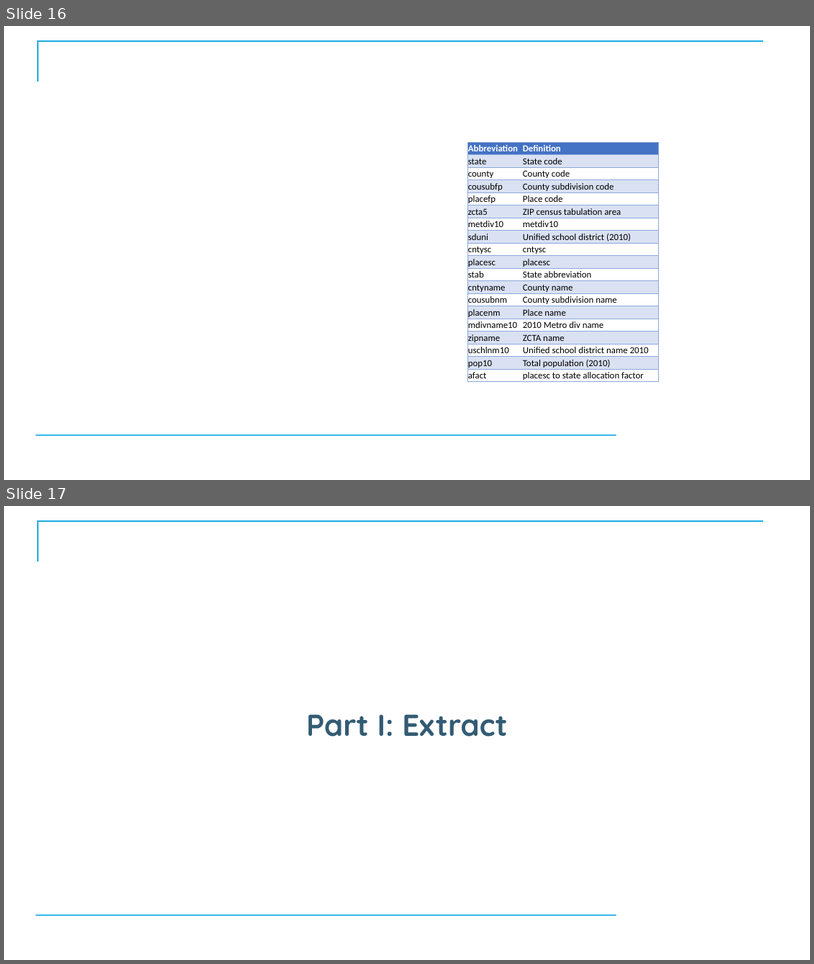
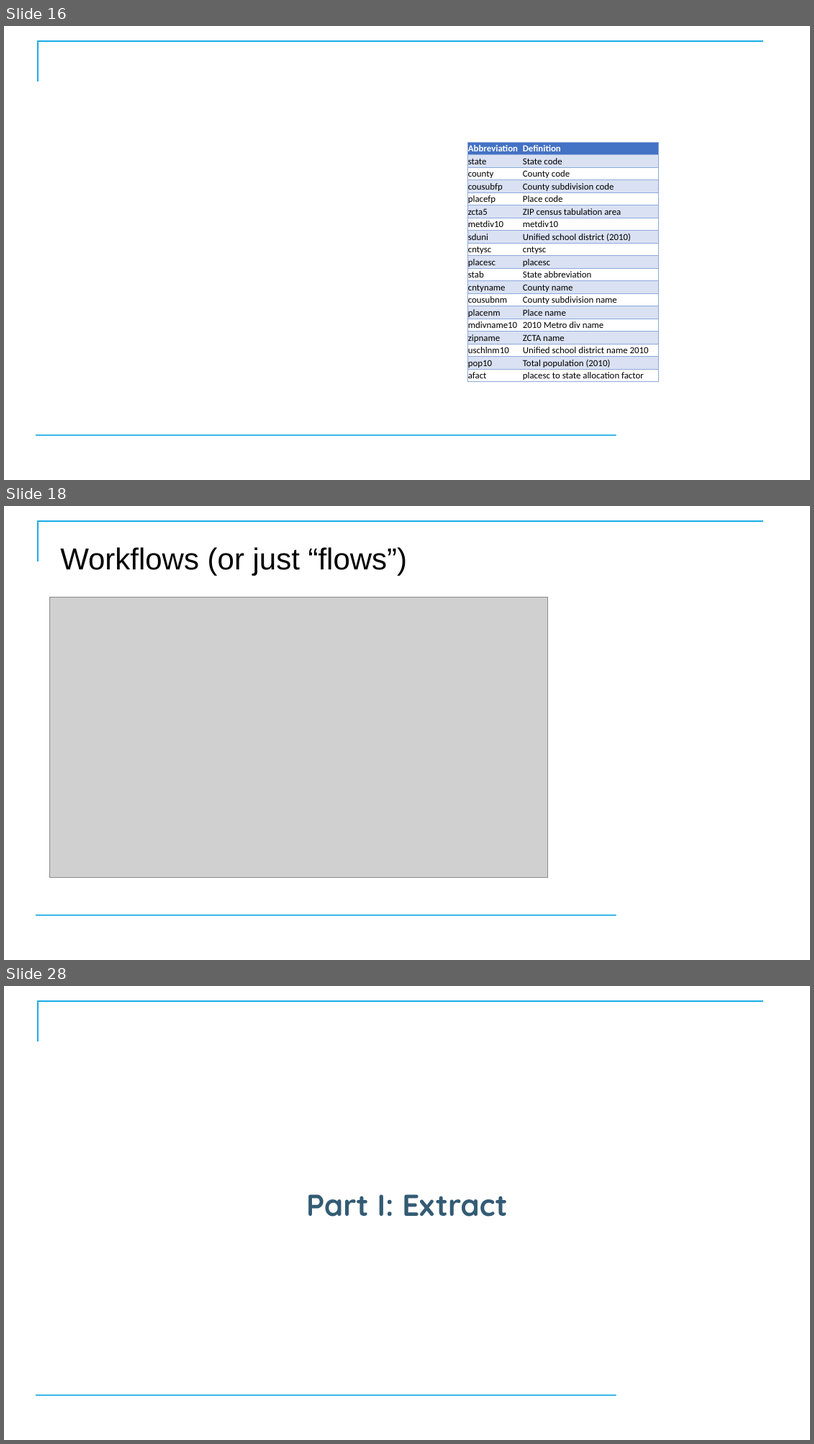
Before and after one commit to CostelloTechnicalConsulting/XTBP10---Tableau-Prep-Introduction, a slide deck: ppt/TableauPrepBuilderIntroV1_1.pptx. Shown one above the other, each under a label of ours: slides 16 and 17 before the commit, slides 16, 18 and 28 after it; the slides between them are not shown. The pictures are 814x964 and 814x1444 pixels, drawn with LibreOffice and Linux fonts; fonts in the diff are those of the drawing; grey boxes stand for pictures; background and template pictures are left out. Boxes give left, top, right and bottom in pixels: in the first picture for what was removed or moved away, otherwise in the second. Text is boxed around its words. In the diff, an @@ line names an element or a change of style, - is before the commit and + after.

```diff
--- a/ppt/TableauPrepBuilderIntroV1_1.pptx
+++ b/ppt/TableauPrepBuilderIntroV1_1.pptx
@@ slide 18 added at box(4, 506, 810, 960), background #FFFFFF; not listed: 2 template elements that a slide beside it also shows @@
@@ title added at box(60, 547, 408, 575), 36 pt, text #000000 @@
+Workflows (or just “flows”)
@@ picture added at box(49, 597, 548, 878) @@
@@ what was slide 17 is now slide 28 @@
```
Also in this commit, not shown: 1 slide changed, 10 other slides added, 12 other files.
